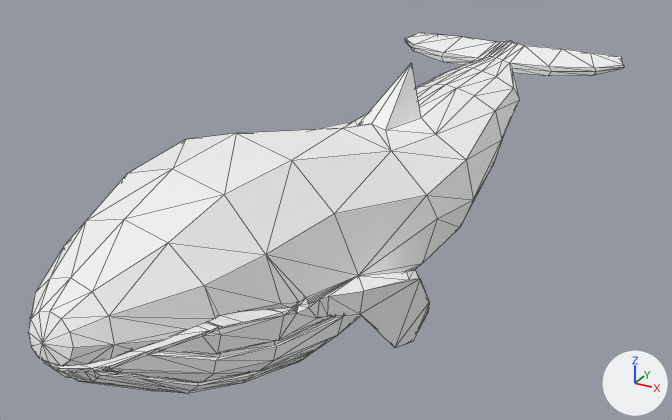
Renders of the glTF model runtime/creatures/whale.glb from each side of a commit.
Before and after are seen from a 50 mm camera at (2.89, -6.43, 5.06) aimed at (-1.6, 1.74, 0.97). Every picture has the same lights, and +X, +Y and +Z are marked at lower right. The first picture is the older version. Mesh edges are drawn as thin lines.
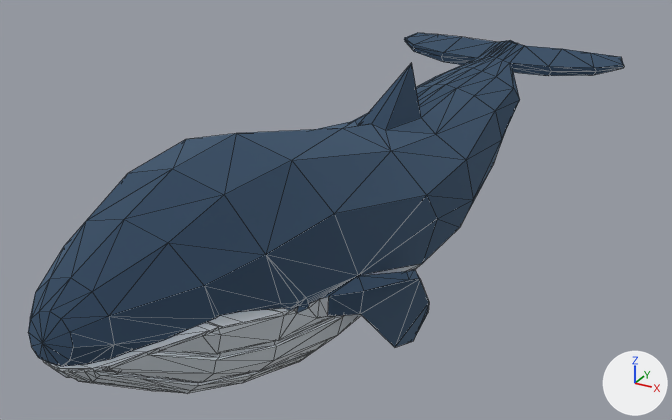
What differs and where, as boxes [x1, y1, x2, y2] in the pictures (672 x 420 px):
'Cylinder', recoloured (white to blue): [28, 33, 624, 394] in both

The change, as a diff of the scene's bpy script:
```diff
--- a/runtime/creatures/whale.glb.py
+++ b/runtime/creatures/whale.glb.py
@@ mat_material_001 @@
 mat_material_001 = principled_material('Material.001')
-mat_material_001.base_color = (1.0, 1.0, 1.0)  # white #ffffff
+mat_material_001.base_color = (0.109, 0.181, 0.279)  # blue #5d7690
 mat_material_001.metallic = 1.0
@@ mat_material_002 @@
 mat_material_002 = principled_material('Material.002')
-mat_material_002.base_color = (1.0, 1.0, 1.0)  # white #ffffff
+mat_material_002.base_color = (0.738, 0.776, 0.807)  # white #dfe4e8
 mat_material_002.metallic = 1.0
```
